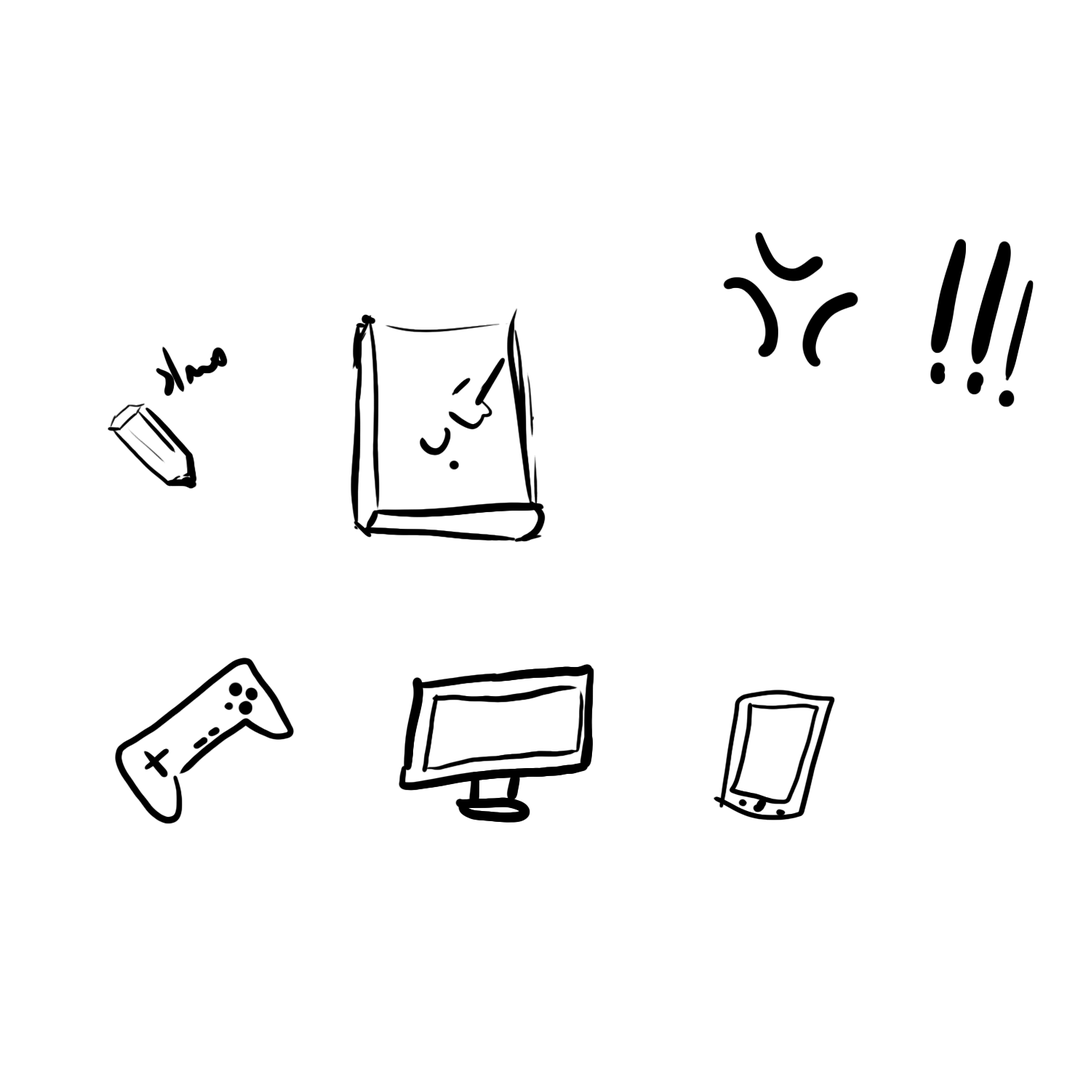
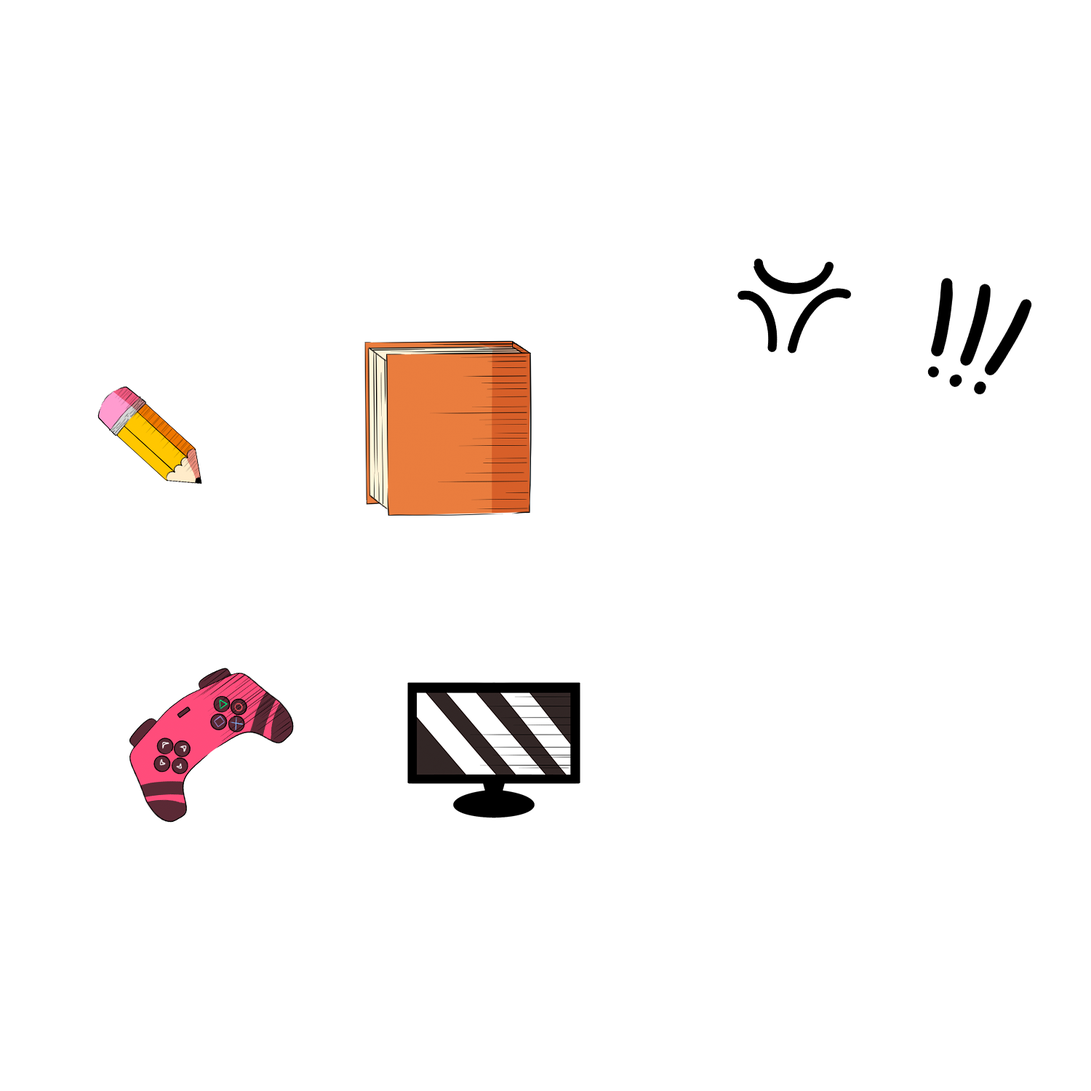
Layered file, before and after one edit (1091px x 1091px). Changes by layer:
added layer "22841D32-03C8-4CFE-AC6F-CD36802B1654" above "E5802BCC-466B-404E-90B7-7CFA9611FFD1" over (120, 659, 295, 825)
added layer "E5802BCC-466B-404E-90B7-7CFA9611FFD1" above "A5107232-9917-4A31-9415-B11F095F1C76" over (356, 332, 539, 527)
added layer "A5107232-9917-4A31-9415-B11F095F1C76" above "29808650-28C6-458D-8CDE-DDD4DCC33C30" over (927, 272, 1035, 399)
added layer "29808650-28C6-458D-8CDE-DDD4DCC33C30" above "E8E5A144-35C3-4D07-881A-38830CC93E9E" over (724, 248, 859, 365)
added layer "E8E5A144-35C3-4D07-881A-38830CC93E9E" above "72B48D68-8D5B-4B1E-9678-F38664163814" over (398, 673, 590, 823)
added layer "72B48D68-8D5B-4B1E-9678-F38664163814" above "Layer 3" over (97, 382, 203, 488)
hid "Layer 3" over (723, 232, 1035, 408)
hid "Layer 2" over (107, 346, 836, 825)
hid "Layer 1" over (350, 307, 546, 543)
